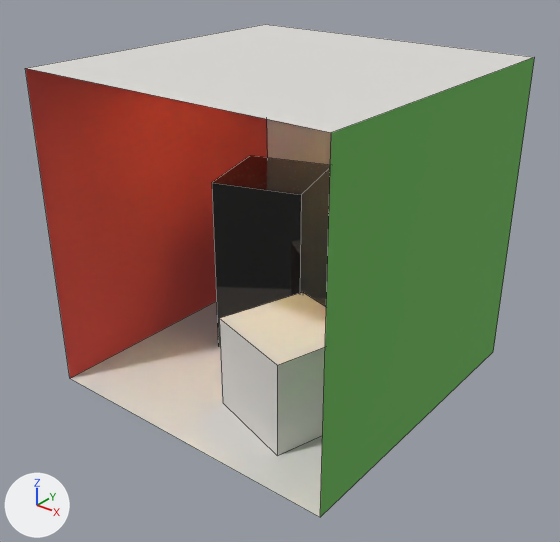
A saved change to the OBJ model data-files/data/model/CornellBox/CornellBox/CornellBox-Mirror.obj.
Both versions are drawn from a 50 mm lens placed at (2.713, -3.455, 2.835), pointed at (0.026, -0.097, 0.752). The lights are fixed; the arrows at lower left show +X, +Y and +Z. Mesh edges are drawn as thin lines. Where no turn or scale is listed for an object, it has been applied to the vertices. Vertices at the same position are counted once.

Names of what the first picture shows: 'CornellBox-Mirror'.
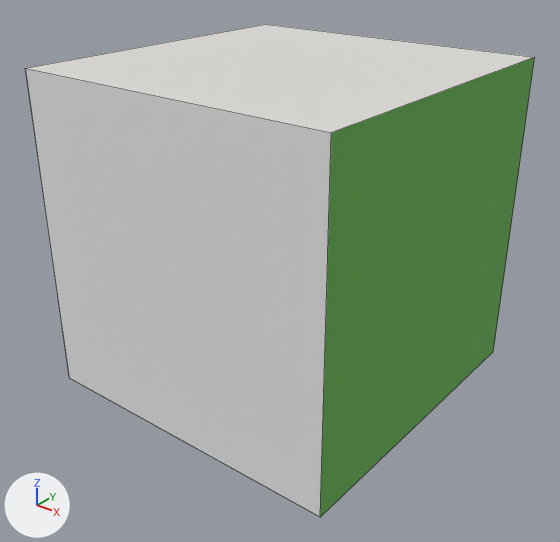
What differs and where, as boxes [x1, y1, x2, y2] in the pictures (560 x 542 px):
'CornellBox-Mirror', surface changed, reshaped: [25, 24, 535, 517] in both
part 1 of me_cornellbox_mirror, added: after [25, 68, 331, 517]

What the commit changed:
In material 'tallBox' (mat_tallbox), roughness goes from 0.0 to 0.9.
Material 'frontWall' (mat_frontwall) is new.
Its base color is (0.8, 0.8, 0.8) (white #e7e7e7).
Its roughness is 1.0.
me_cornellbox_mirror has 28 vertices, 16 faces and spans x -1.02..1.0, y -0.99..1.04, z 0.0..1.99.
me_cornellbox_mirror is used by ob_cornellbox_mirror; location (0.0, 0.0, 0.0).
Verts and faces of me_cornellbox_mirror; kept vertices keep their numbers, new ones are numbered from 28.
Before the commit, vertices of me_cornellbox_mirror: 1 (1.0, -0.99, 0.0) at pixel (320, 517), 4 (-1.02, -0.99, 1.99) at pixel (25, 68), 7 (1.0, -0.99, 1.99) at pixel (331, 132).
Part 1, on me_cornellbox_mirror:
New vertex 28 is at (-1.02, -0.99, 0.0), pixel (68, 377).
New faces: (1, 28, 4, 7) (mat_frontwall (white #e7e7e7)).
me_cornellbox_mirror now uses material mat_frontwall (white #e7e7e7).
